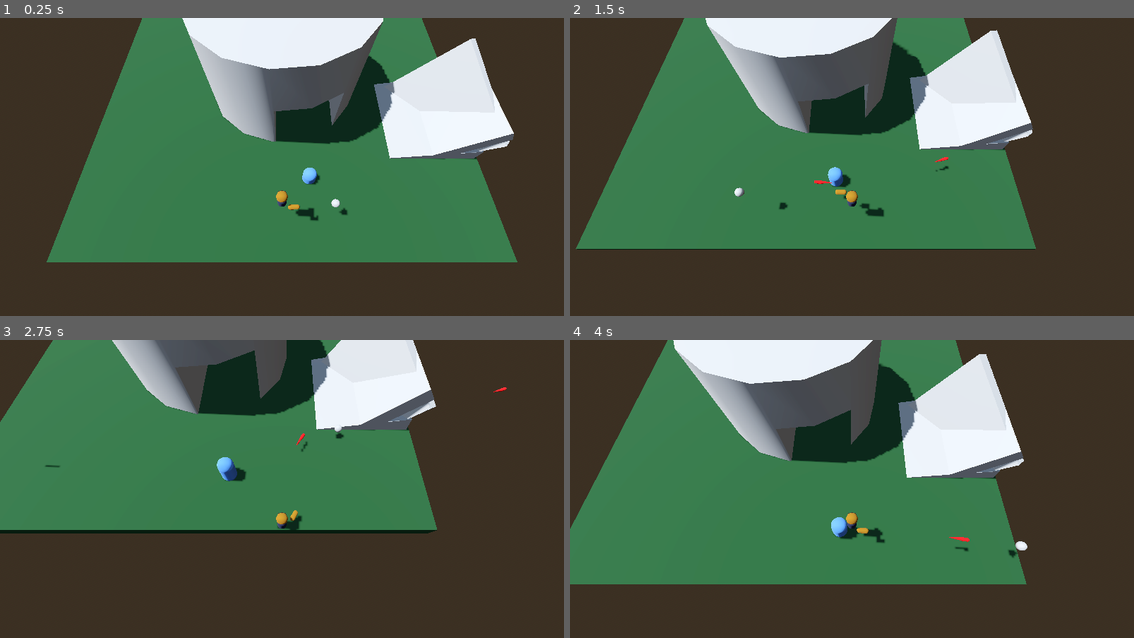
Above: before the commit, frames 1-4 (two rows, left to right).
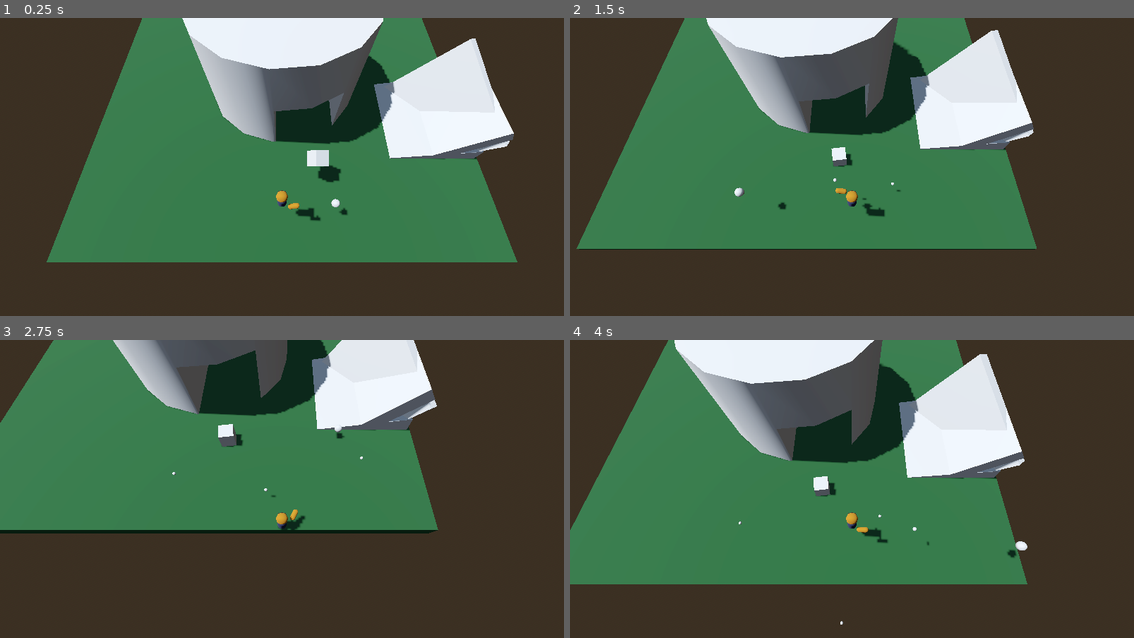
Above: after the commit, the same moments.

Repository: unblinky/twin-time
Game: Godot game, scene res://Main/Main.tscn
Two runs of this game, one before a commit and one after it. Both use one fixed random seed, a clock stepped at 60 frames per second and the inputs below.
Inputs (mouse positions are in pixels of both pictures, inside the frame that each line leads up to):
- Up to frame 1 (0.25 s): no input
- Up to frame 2 (1.5 s): move the mouse to (976, 161) at 0.52 s; hold D (move_right) 0.53-1.28 s; click (976, 161) at 0.6 s; tap Space (jump) at 0.77 s; move the mouse to (739, 193) at 1.27 s; hold S (move_back) from 1.28 s (still down); click (739, 193) at 1.35 s
- Up to frame 3 (2.75 s): tap Space (jump) at 1.52 s; move the mouse to (338, 429) at 2.02 s; release S (move_back) at 2.03 s; hold D (move_right) from 2.03 s (still down); click (338, 429) at 2.1 s
- Up to frame 4 (4 s): move the mouse to (823, 560) at 2.77 s; release D (move_right) at 2.78 s; hold W (move_forward) 2.78-3.53 s; click (823, 560) at 2.85 s; tap Space (jump) at 3.02, 3.77 s; move the mouse to (1021, 545) at 3.52 s; hold A (move_left) from 3.53 s (still down); click (1021, 545) at 3.6 s

The runs differ from the first frame. In frame 1, 0.6% of the frame differs, in the area x 51-61%, y 44-69%; in frame 2, 1.0%; in frame 3, 1.0%; in frame 4, 1.1%, in the area x 0-82%, y 0-96%.

Commit message:
Grenade launching.

Diff:
--- /dev/null
+++ b/Code/Grenade/Grenade.gd
@@ -0,0 +1,11 @@
+extends RigidBody3D
+class_name Grenade
+
+var launch_force = 6.0 # Multiplier?
+var countdown_length = 3.0
+
+func _ready() -> void:
+	get_tree().create_timer(countdown_length).timeout.connect(OnTimedOut)
+
+func OnTimedOut():
+	queue_free()
--- /dev/null
+++ b/Code/Grenade/Grenade.tscn
@@ -0,0 +1,19 @@
+[gd_scene load_steps=4 format=3 uid="uid://cik21j5qipdqn"]
+
+[ext_resource type="Script" uid="uid://dkgbjgee382y8" path="res://Grenade/Grenade.gd" id="1_f5byv"]
+
+[sub_resource type="SphereShape3D" id="SphereShape3D_k57rh"]
+radius = 0.1
+
+[sub_resource type="SphereMesh" id="SphereMesh_pxdp7"]
+radius = 0.1
+height = 0.2
+
+[node name="Grenade" type="RigidBody3D"]
+script = ExtResource("1_f5byv")
+
+[node name="CollisionShape3D" type="CollisionShape3D" parent="."]
+shape = SubResource("SphereShape3D_k57rh")
+
+[node name="MeshInstance3D" type="MeshInstance3D" parent="."]
+mesh = SubResource("SphereMesh_pxdp7")
--- a/Code/Main/Main.tscn
+++ b/Code/Main/Main.tscn
@@ -41,8 +41,8 @@
 transform = Transform3D(1, 0, 0, 0, 1, 0, 0, 0, 1, 0, 0, 12.9808)
 
 [node name="Debris" parent="." instance=ExtResource("4_ps1la")]
-transform = Transform3D(0.897674, 0.44066, -1.31327e-08, -0.40015, 0.815151, -0.418818, -0.184556, 0.375962, 0.90807, 2.30987, 2.64326, -2.7735)
+transform = Transform3D(0.897674, 0.44066, -1.31327e-08, -0.40015, 0.815151, -0.418818, -0.184556, 0.375962, 0.90807, 2.30987, 2.64326, 8.795)
 
 [node name="Mob" parent="." node_paths=PackedStringArray("player") instance=ExtResource("5_6aewd")]
-transform = Transform3D(1, 0, 0, 0, 1, 0, 0, 0, 1, 2.11123, 0, 9.05099)
+transform = Transform3D(1, 0, 0, 0, 1, 0, 0, 0, 1, 8.38727, 0, -13.6913)
 player = NodePath("../Player")
--- a/Code/Player/Player.gd
+++ b/Code/Player/Player.gd
@@ -2,12 +2,14 @@
 class_name Player
 
 const BULLET = preload("res://Bullet/Bullet.tscn")
+const GRENADE = preload("res://Grenade/Grenade.tscn")
 
 @onready var mouse_plane = $MousePlane
 @onready var target = $Target
 @onready var pivot = $Pivot
 @onready var arm: MeshInstance3D = $Pivot/Arm
 
+var push_force: float = 2.0 # meters / sec.
 var speed: float = 4.0 # m /s.
 var jump_velocity: float = 6.5
 var kill_floor: float = -10.0
@@ -26,9 +28,14 @@
 	bullet.global_position = arm.global_position
 	bullet.rotation = pivot.rotation
 
-	#var direction = bullet.transform.basis
+func SpawnGrenade():
+	var grenade = GRENADE.instantiate()
+	get_parent().add_child(grenade)
+	grenade.global_position = arm.global_position
+	var direction = Vector2.from_angle(pivot.rotation.y)
 	#print(direction)
-	#bullet.apply_impulse(Vector3(0, 10, -10))
+	grenade.apply_impulse(Vector3(-direction.y, 1, -direction.x) * grenade.countdown_length)
+
 
 func OnHover(_camera, _event, event_position, _normal, _shape_idx):
 	target.position = event_position - position
@@ -40,8 +47,9 @@
 		position = spawn_point
 
 	if Input.is_action_just_pressed("fire"):
-		print("Fire!")
-		SpawnBullet()
+		#print("Fire!")
+		#SpawnBullet()
+		SpawnGrenade()
 
 	# Add the gravity.
 	if not is_on_floor():
@@ -63,3 +71,11 @@
 		velocity.z = move_toward(velocity.z, 0, speed)
 
 	move_and_slide()
+
+	# Trying for player interaction with `RigidBody3D`.
+	# https://kidscancode.org/godot_recipes/4.x/physics/character_vs_rigid/
+
+	for i in get_slide_collision_count():
+		var c = get_slide_collision(i)
+		if c.get_collider() is RigidBody3D:
+			c.get_collider().apply_central_impulse(-c.get_normal() * push_force)
--- a/Code/Player/Player.tscn
+++ b/Code/Player/Player.tscn
@@ -70,7 +70,7 @@
 mesh = SubResource("CapsuleMesh_tok1r")
 
 [node name="Pivot" type="Node3D" parent="."]
-transform = Transform3D(1, 0, 0, 0, 1, 0, 0, 0, 1, 0, 0.801443, 0)
+transform = Transform3D(1, 0, 0, 0, 0.949896, -0.312567, 0, 0.312567, 0.949896, 0, 0.801443, 0)
 
 [node name="Arm" type="MeshInstance3D" parent="Pivot"]
 transform = Transform3D(0.998971, 0.0453456, -1.98212e-09, 0, -4.37114e-08, -1, -0.0453456, 0.998971, -4.36664e-08, 0.409, -0.033, -0.662)
Not shown, added: Code/Grenade/Grenade.gd.uid
